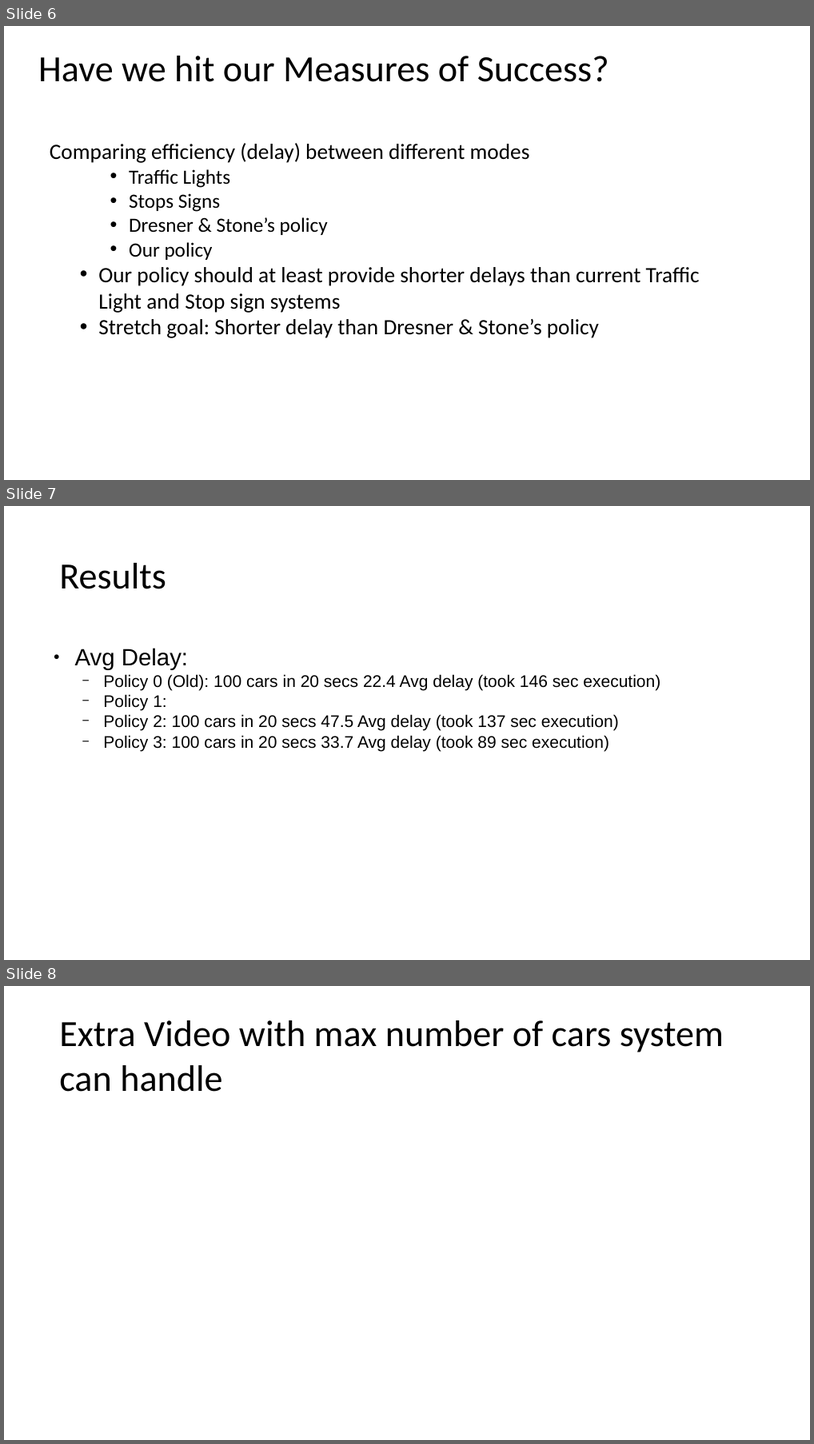
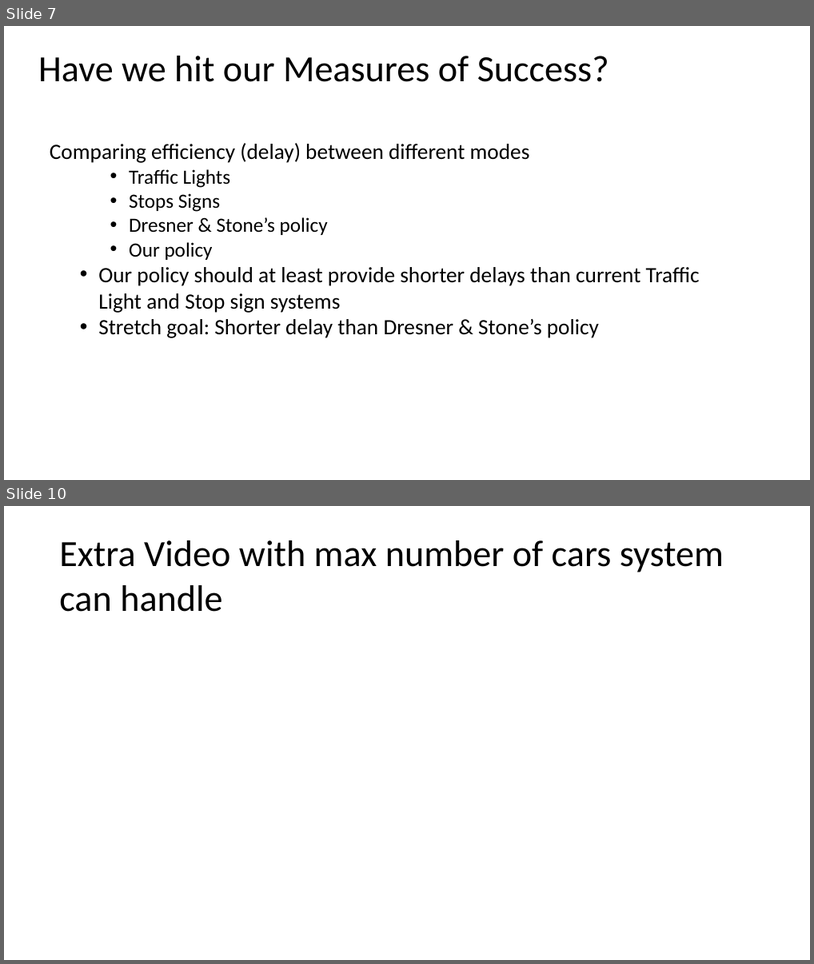
Before and after one commit to adfayed/aim_ros, a slide deck: Final Project Presentation.odp. Shown one above the other, each under a label of ours: slides 6, 7 and 8 before the commit, slides 7 and 10 after it; the slides between them are not shown. The pictures are 814x1444 and 814x964 pixels, drawn with LibreOffice and Linux fonts; fonts in the diff are those of the drawing. Boxes give left, top, right and bottom in pixels: in the first picture for what was removed or moved away, otherwise in the second. Text is boxed around its words. In the diff, an @@ line names an element or a change of style, - is before the commit and + after.

```diff
--- a/Final Project Presentation.odp
+++ b/Final Project Presentation.odp
@@ slide 7 removed at [4, 506, 810, 960], background #FFFFFF @@
@@ text removed at [59, 563, 166, 589] @@
-Results
@@ text removed at [75, 648, 661, 751] @@
-● Avg Delay:
-  − Policy 0 (Old): 100 cars in 20 secs 22.4 Avg delay (took 146 sec execution)
-  − Policy 1:
-  − Policy 2: 100 cars in 20 secs 47.5 Avg delay (took 137 sec execution)
-  − Policy 3: 100 cars in 20 secs 33.7 Avg delay (took 89 sec execution)
@@ what was slide 6 is now slide 7 @@
@@ what was slide 8 is now slide 10 @@
```
Also in this commit, not shown: 3 slides added, 7 other files.
